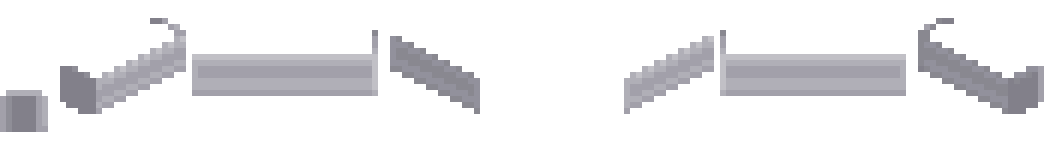
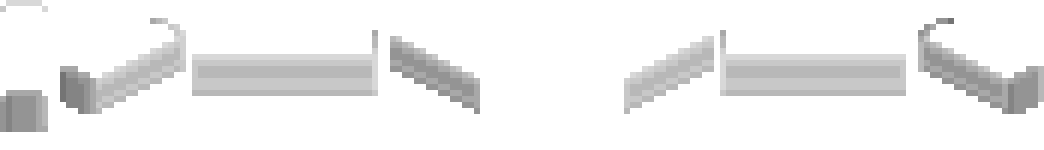
Before/after of a 1044px x 150px layered artwork. What changed in the layer stack:
added layer "White Paint" above "Arumi" over left=0, top=0, right=1044, bottom=132
painted on "Arumi" over left=0, top=0, right=924, bottom=78
